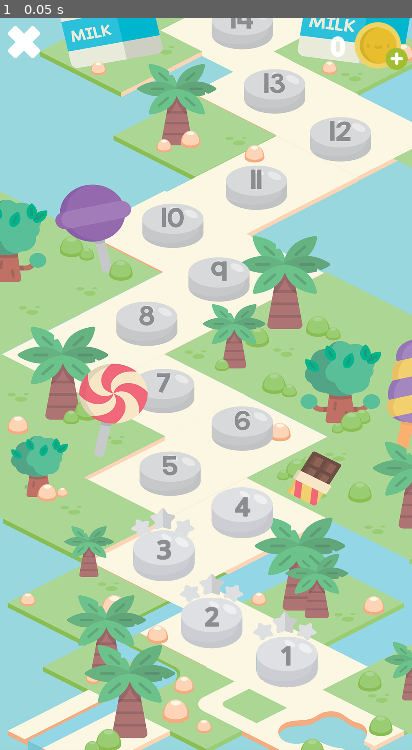
Above: before the commit, frame 1.
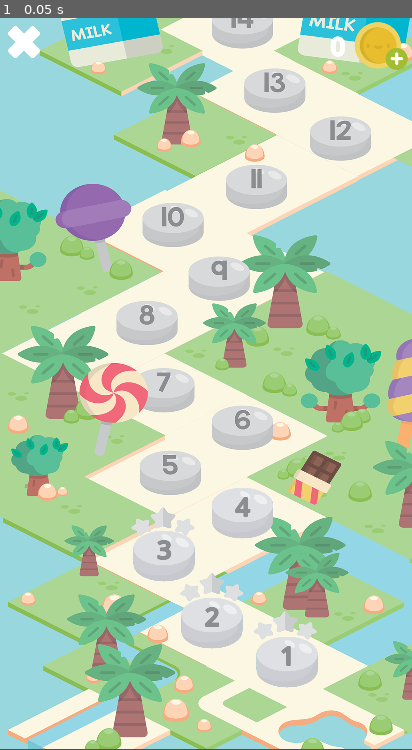
Above: after the commit, the same moment.

Repository: kirbycope/candy-match
Game: Godot game, scene res://scenes/map.tscn
Two runs of this game, one before a commit and one after it. Both use one fixed random seed, a clock stepped at 60 frames per second and the inputs below. This scene is started directly instead of the project's main scene.
Inputs:
- Up to frame 1 (0.05 s): no input

The runs differ from the first frame. In frame 1, 5.5% of the frame differs, in the area x 0-100%, y 0-100%.

Commit message:
sprite to texture

Diff:
--- a/scenes/map.tscn
+++ b/scenes/map.tscn
@@ -28,12 +28,15 @@
 [node name="taps_1" type="AudioStreamPlayer" parent="."]
 stream = ExtResource("5_xben3")
 
-[node name="background" type="Sprite2D" parent="."]
-position = Vector2(515, -1850)
+[node name="background" type="TextureRect" parent="."]
+offset_left = -2.49994
+offset_top = -5532.5
+offset_right = 1032.5
+offset_bottom = 1827.5
 texture = ExtResource("4_eqeuu")
 
 [node name="levels" type="Node2D" parent="background"]
-position = Vector2(0, -0.000976563)
+position = Vector2(517.5, 3682.5)
 scale = Vector2(0.23, 0.23)
 
 [node name="level1" type="Node2D" parent="background/levels"]
--- a/scripts/map.gd
+++ b/scripts/map.gd
@@ -57,9 +57,9 @@
 			if abs(swipe_vector.y) > abs(swipe_vector.x):
 				if swipe_vector.y > 0:
 					#target_scroll_position = min($background.position.y + scroll_distance, $background.texture.get_size().y - $background.get_viewport_rect().size.y)
-					target_scroll_position = min($background.position.y + scroll_distance, 3680)
+					target_scroll_position = min($background.position.y + scroll_distance, 0)
 				else:
-					target_scroll_position = max($background.position.y - scroll_distance, -1850)
+					target_scroll_position = max($background.position.y - scroll_distance, -5525)
 
 
 func _process(delta):
Not shown, changed: docs/index.html
Not shown, changed: docs/index.pck
